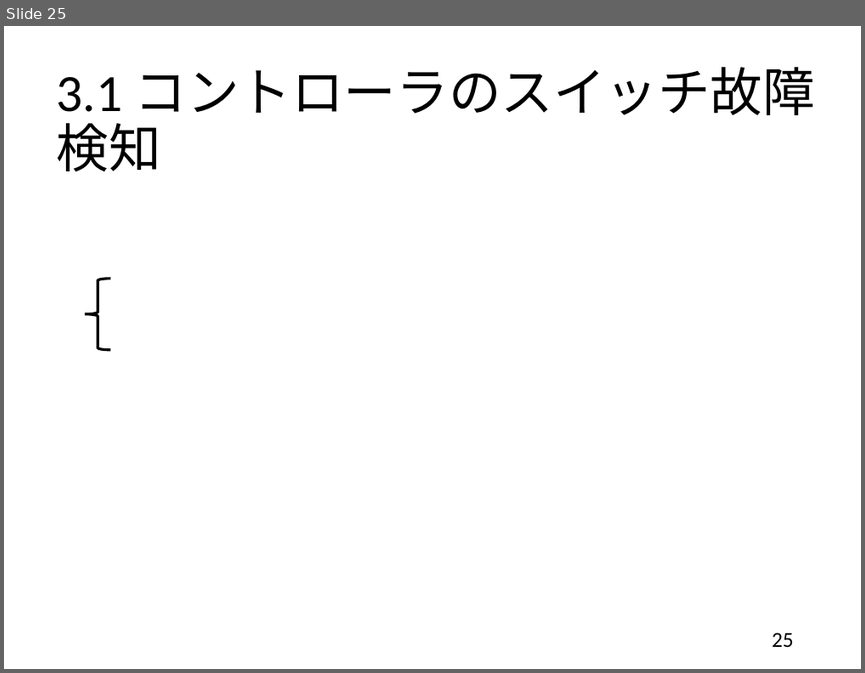
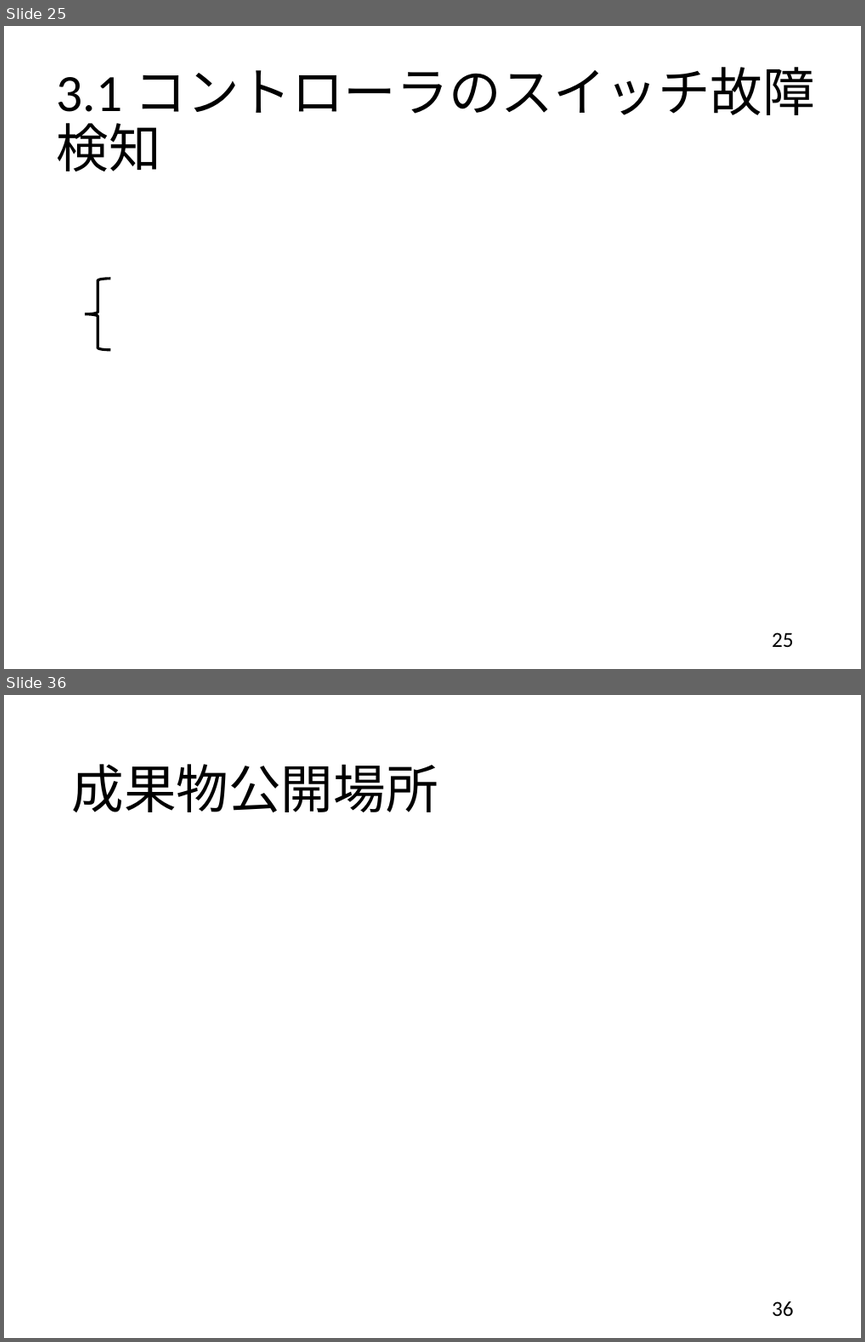
Before and after one commit to handai-trema/IaaS-amn, a slide deck: report_slide.pptx. Shown one above the other, each under a label of ours: slide 25 before the commit, slides 25 and 36 after it; the slides between them are not shown. The pictures are 865x673 and 865x1342 pixels, drawn with LibreOffice and Linux fonts; fonts in the diff are those of the drawing; grey boxes stand for pictures. Boxes give left, top, right and bottom in pixels: in the first picture for what was removed or moved away, otherwise in the second. Text is boxed around its words. In the diff, an @@ line names an element or a change of style, - is before the commit and + after.

```diff
--- a/report_slide.pptx
+++ b/report_slide.pptx
@@ slide 36 added at [4,695,861,1338], background #FFFFFF @@
@@ title added at [71,764,438,812], 44 pt, text #000000 @@
+成果物公開場所
@@ page number added at [772,1301,794,1315], 18 pt, text #000000 @@
+36
```
Also in this commit, not shown: 22 slides changed, 6 other slides added, 5 slides removed.
